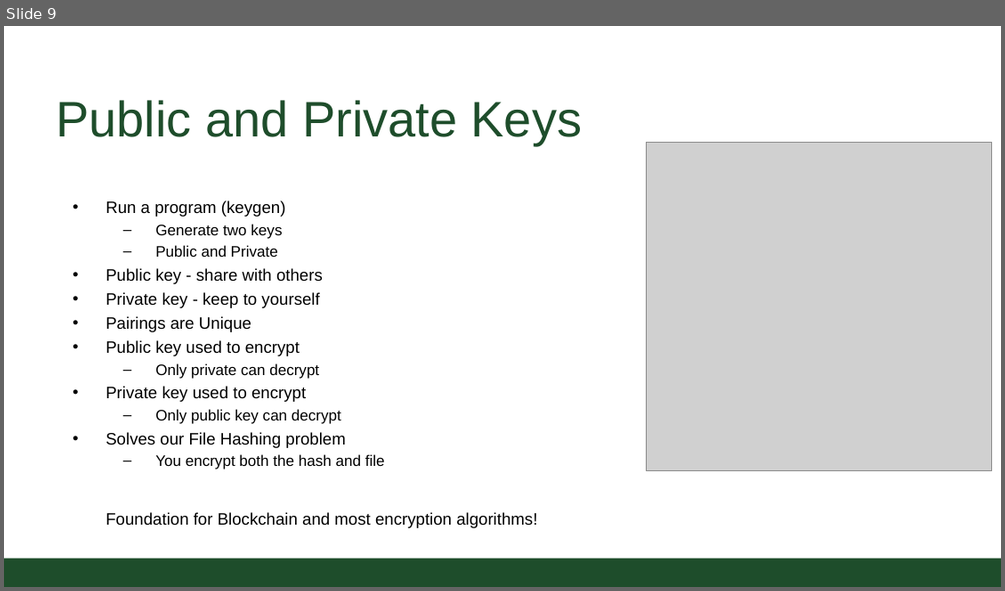
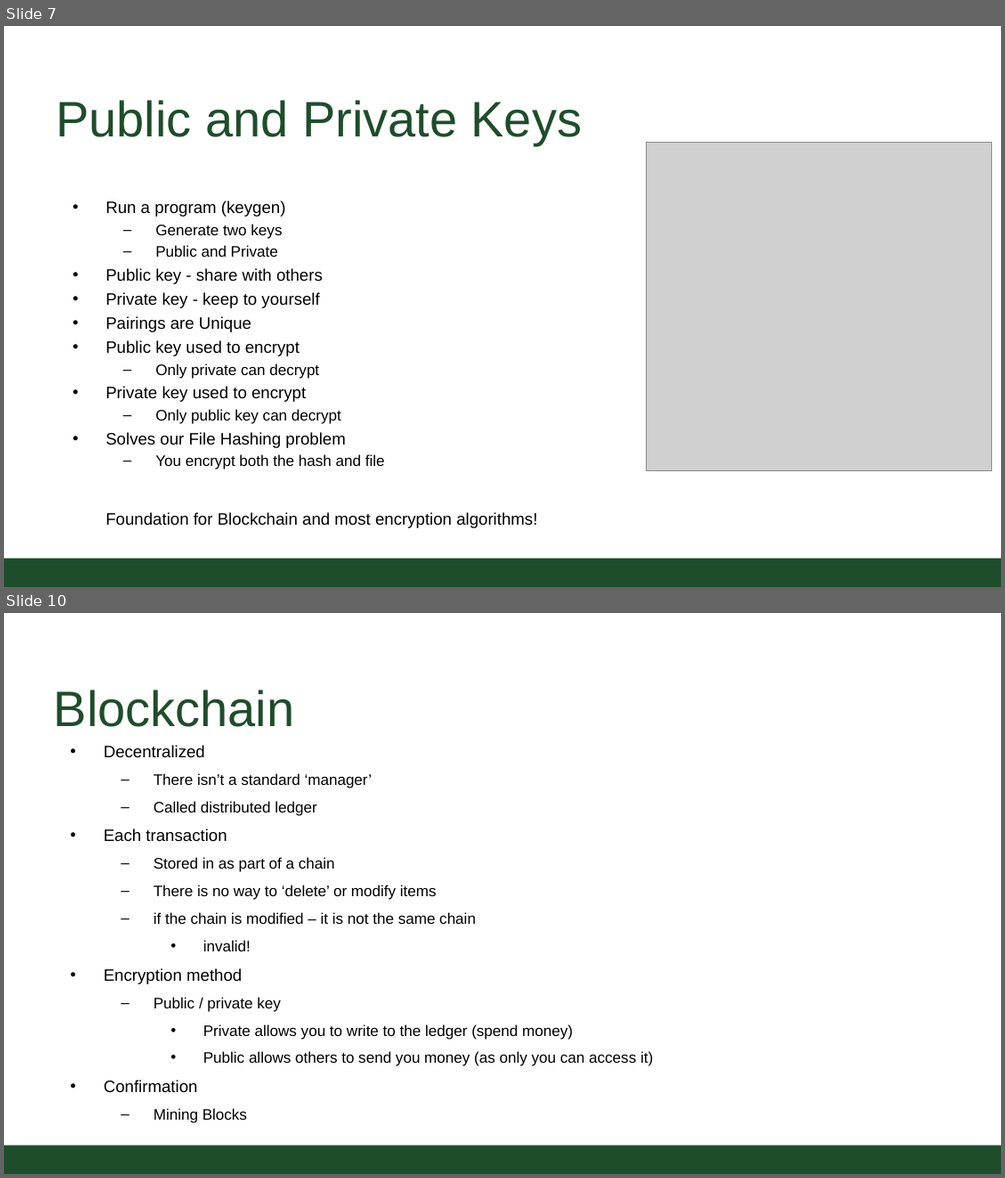
Before and after one commit to CSU-CS150B/handouts, a slide deck: Slides/On-Campus/14_01_BlockChain.pptx. Shown one above the other, each under a label of ours: slide 9 before the commit, slides 7 and 10 after it; the slides between them are not shown. The pictures are 1005x591 and 1005x1178 pixels, drawn with LibreOffice and Linux fonts; fonts in the diff are those of the drawing; grey boxes stand for pictures; background and template pictures are left out. Boxes give left, top, right and bottom in pixels: in the first picture for what was removed or moved away, otherwise in the second. Text is boxed around its words. In the diff, an @@ line names an element or a change of style, - is before the commit and + after.

```diff
--- a/Slides/On-Campus/14_01_BlockChain.pptx
+++ b/Slides/On-Campus/14_01_BlockChain.pptx
@@ slide 10 added at <box>4,613,1001,1174</box>, background #FFFFFF; not listed: 1 template element that a slide beside it also shows @@
@@ title added at <box>54,690,295,727</box>, 54.4 pt, text #1E4D2B @@
+Blockchain
@@ text added at <box>104,745,653,1119</box>, 16.6 pt, text #000000 @@
+• Decentralized
+  – There isn’t a standard ‘manager’
+  – Called distributed ledger
+• Each transaction
+  – Stored in as part of a chain
+  – There is no way to ‘delete’ or modify items
+  – if the chain is modified – it is not the same chain
+    • invalid!
+• Encryption method
+  – Public / private key
+    • Private allows you to write to the ledger (spend money)
+    • Public allows others to send you money (as only you can access it)
+• Confirmation
+  – Mining Blocks
@@ what was slide 9 is now slide 7 @@
```
Also in this commit, not shown: 1 slide changed, 4 other slides added, 3 slides removed.
